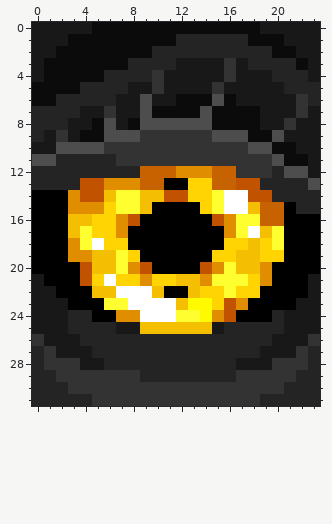
File history of a pixel-art sprite, sprites/mutation/sprMutPrismaticIris6.png. This is how it looked before the edit.
The file is 24x32 pixels.
The result:
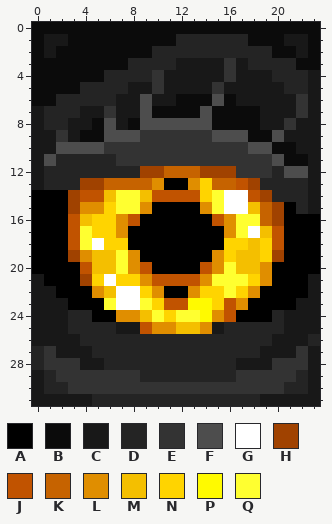
Palette (. is transparent): A #000000  B #0b0b0b  C #181818  D #242424  E #333333  F #4d4d4d  G #ffffff  H #a04200  J #c15300  K #c66300  L #e08e00  M #f4bf00  N #ffd400  P #fffa00  Q #ffff30
The edit:
@@ x 0..23 @@
- 0 CCCCCBBBBBBBBBBBBBBCCCCC
- 1 CCCBBBBBBBBBDDDDDDBBBCCC
- 2 CCBBBBBBBBDDDDDDDDDDBBCC
- 3 CBBBBBBBDDDDCCCCECDDDDBC
- 4 CBBBBBDDDDECCCCCECCCDDDC
- 5 BBBBDDDDCCECCCCECCCCCDDD
- 6 BBDDDDDCCFCCBBBFBCCCCCED
- 7 DDDDCCECCFBBBBFBBBBCCCEC
- 8 DDDCCBFCBFFFFFFBBBBCCECC
- 9 DCECBBFFFEEEEEEFFFBBFCCC
+ 0 BBBBBBBBBBBBBBBBBBBBBBBB
+ 1 BCCBBBBBBBBBDDDDDDBBBCCB
+ 2 BCBBBBBBBBDDDDDDDDDDBBCB
+ 3 BBBBBBBBDDDDCCCCECDDDDBB
+ 4 BBBBBBDDDDECCCCCECCCDDDC
+ 5 BBBBDDDDCCECCCCECCCCCDDC
+ 6 BBDDDDDCCFCCBBBFBCCCCCEC
+ 7 CDDDCCECCFBBBBFBBBBCCCEC
+ 8 CDDCCBFCBFFFFFFBBBBCCECC
+ 9 CCECBBFFFEEEEEEFFFBBFCCC
 10 CCFFFFEEEEEEEEEEEEFFBBCC
-11 FFDDDDDEEEEEEEEEEEEEFBBC
-12 DDDDDDDDDKKKLLLKKEEEDFFC
-13 DDDDJJLLLKKAANNKKJJDDDDF
-14 AAALJJMQQMMJJNNQGGJJDDDD
-15 AAALLLNQQMAAAANQGGMKKADD
-16 AAAMMNNLJAAAAAAJLQQKKAAA
-17 AAAMQNNLAAAAAAAALQGMQAAA
-18 AAALQGNNAAAAAAAANNMNQAAA
-19 AAALLMMQNAAAAAANNMMNNAAA
+11 CFDDDDDEEEEEEEEEEEEEFBBC
+12 CDDDDDDDDHHKKKHHHEEEDFFC
+13 CDDDHHKKKKLAALNKKJHDDDDC
+14 AAAHJJMQQMJJJJNQGGJHDDDC
+15 AAAHLLNQQLAAAALQGGMKHADC
+16 AAAJMNNLJAAAAAAJLQQKHAAA
+17 AAAJQNNLAAAAAAAALQGMJAAA
+18 AAAJQGNNAAAAAAAANNMNJAAA
+19 AAAHLMMQLAAAAAALNMMNHAAA
 20 AAAAJMMQLJAAAAJLQMMLAAAA
-21 CAAAJNGNNLNNMMLQQQNLAAAC
-22 CCAAAMMGGGMAAMNNQNNAAAAC
-23 CCCAAAQQGGGGMPPNJLAAAACC
-24 CCCDDAALLGGGQQPLJAAADCCC
-25 CCCDDDDCCMMMMMMCDDDDDCCC
-26 ECCCDDDDDDDDDDDDDDDDCCCE
-27 DECCCDDDDDDDDDDDDDDCCCED
-28 DEEECCDDDDDDDDDDDCCCEEED
-29 DDEEEEEEEDDDDDDDDEEEEEDD
-30 DDDEEEEEEEEEEEEEEEEEEDDD
-31 DDDDDEEEEEEEEEEEEEEDDDDD
+21 CAAAHNGNNLJJJJLQQQNLAAAC
+22 CCAAALMGGNLAALNNQNLAAAAC
+23 CCCAAAQGGQNJJPPNJLAAAACC
+24 CCCDDAALLMQNQQPLJAAADCCC
+25 CCCDDDDCCJLLMMLCDDDDDCCC
+26 CCCCDDDDDDDDDDDDDDDDCCCD
+27 DECCCDDDDDDDDDDDDDDCCCEC
+28 DEEECCDDDDDDDDDDDCCCEEEC
+29 CDEEEEEEEDDDDDDDDEEEEEDC
+30 CDDEEEEEEEEEEEEEEEEEEDDC
+31 CCCCCDDDDDDDDDDDDDDCCCCC
